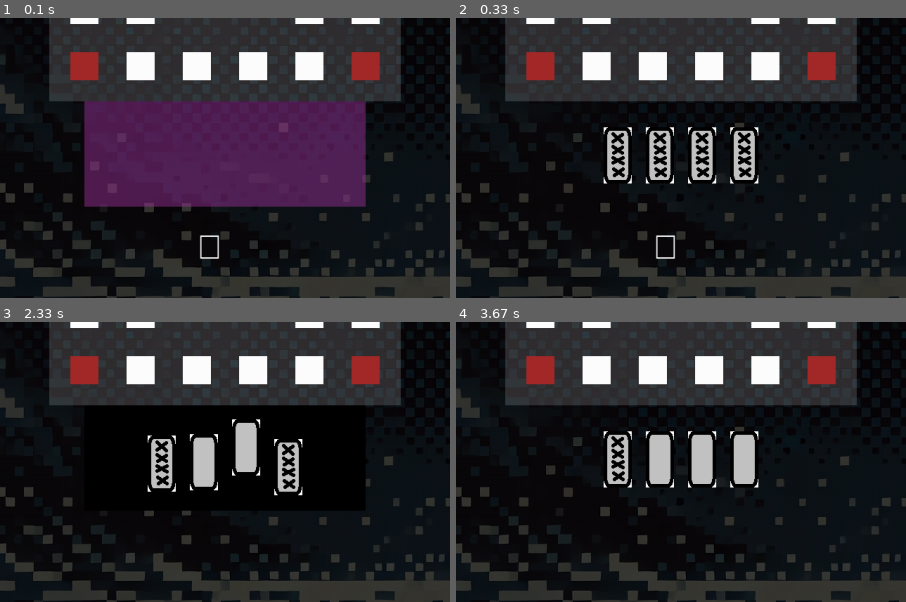
Above: before the commit, frames 1-4 (two rows, left to right).
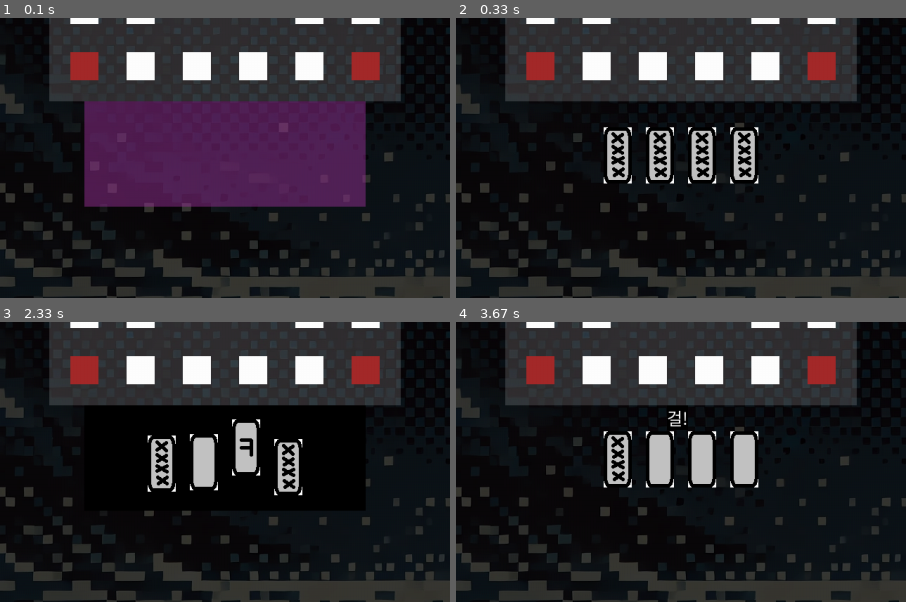
Above: after the commit, the same moments.

Repository: Owl-jun/iot-python-2025
Game: pygame game, started from TOYPROJECT/py96_Yutnori.py
Two runs of this game, one before a commit and one after it. Both use one fixed random seed, a clock stepped at 60 frames per second and the inputs below.
Inputs (mouse positions are % of the whole screen's width and height, from its top left):
- Up to frame 1 (0.1 s): no input
- Up to frame 2 (0.33 s): no input
- Up to frame 3 (2.33 s): press the mouse at (50, 56) at 0.37 s; move the mouse to (38, 54) at 0.47 s; release the mouse at (26, 51) at 0.6 s; press the mouse at (50, 56) at 0.7 s; move the mouse to (58, 36) at 0.8 s; release the mouse at (65, 15) at 0.93 s; press the mouse at (50, 56) at 1.07 s; move the mouse to (51, 36) at 1.17 s; release the mouse at (52, 16) at 1.3 s; press the mouse at (50, 56) at 1.43 s; move the mouse to (51, 58) at 1.53 s; move the mouse to (51, 61) at 1.63 s; release the mouse at (51, 61) at 1.67 s; press the mouse at (50, 56) at 1.8 s; move the mouse to (63, 61) at 1.9 s; release the mouse at (76, 66) at 2.03 s; press the mouse at (50, 56) at 2.17 s; move the mouse to (63, 49) at 2.27 s
- Up to frame 4 (3.67 s): release the mouse at (76, 41) at 2.4 s; press the mouse at (50, 56) at 2.53 s; move the mouse to (68, 49) at 2.63 s; release the mouse at (86, 42) at 2.77 s; press the mouse at (50, 56) at 2.9 s; move the mouse to (68, 63) at 3 s; release the mouse at (85, 69) at 3.13 s; press the mouse at (50, 56) at 3.27 s; move the mouse to (52, 51) at 3.37 s; release the mouse at (54, 46) at 3.5 s; press the mouse at (50, 56) at 3.63 s
The pictures show only the part of the screen within x 25-75%, y 50-100%; the shares and areas given below are measured in that part.

The runs differ from the first frame. In frame 1, 0.1% of the frame differs, in the area x 44-49%, y 77-87%; in frame 2, 0.1%; in frame 3, 0.1%, in the area x 53-57%, y 41-49%; in frame 4, 0.1%.

Commit message:
윷놀이 커밋

Diff:
--- a/TOYPROJECT/py96_Yutnori.py
+++ b/TOYPROJECT/py96_Yutnori.py
@@ -17,12 +17,15 @@
         self.image.set_alpha(60)
         self.create_steps()
 
+    get_positions =  lambda self : self.positions
+    get_special_steps = lambda self : self.special_steps
+
     def create_steps(self):
         self.backPanel = pygame.Rect((S_WIDTH/2) - ((80*5.5)/2)-30, 20,500,500)
         grid_size = 80  # 발판 간격 설정
         start_x, start_y = (S_WIDTH/2) - ((grid_size*5.5)/2), 50
 
-        positions = [
+        self.positions = [
             # 네모 발판 좌표
             (5,5), (5,4), (5,3), (5,2), (5,1), (5,0),
             (4,0), (3,0), (2,0), (1,0), (0,0), (0,1),
@@ -32,7 +35,7 @@
             (4,1), (3.2,1.8), (2.5,2.5), (1.8,3.2), (1,4), (1,1), (1.8,1.8), (3.2,3.2), (4,4)
         ]
 
-        for x, y in positions:
+        for x, y in self.positions:
             rect = pygame.Rect(start_x + (x * grid_size), start_y + (y * grid_size), 40, 40)
             self.steps.append(rect)
 
@@ -94,12 +97,18 @@
             screen.blit(pawn,(start,start + i * grid))
             i += 1
 
+    def move(self,trigger):
+        moveDistance = 0
+
+
+
 class Yut():
     def __init__(self):
         self.i, self.grid, self.start = 0, 60, 90
         self.create_Yut()
-        self.resultT = ''
-        self.resultFont = pygame.font.SysFont('Arial',48)
+        self.resultFont = pygame.font.SysFont('malgungothic',24)
+
+    get_resultT = lambda self : self.resultT
 
     def create_Yut(self):
         self.YutBackPlate = pygame.Surface((400,150),pygame.SRCALPHA)
@@ -109,14 +118,17 @@
         for i in range(4):
             self.YutFront = pygame.image.load('TOYPROJECT\yutFront.png')
             self.YutFronts.append(self.YutFront)
+        for j in range(3):
             self.YutBack = pygame.image.load('TOYPROJECT\yutBack.png')
             self.YutBacks.append(self.YutBack)
+        self.YutBackDo = pygame.image.load('TOYPROJECT\yutBackDo.png')
 
     def draw(self,screen):
         screen.blit(self.YutBackPlate,(S_WIDTH/2-200,520))
 
     def shaking(self):
         self.temp = self.YutFronts + self.YutBacks
+        self.temp.append(self.YutBackDo)
         random.shuffle(self.temp)
         self.result = self.temp[:4]
         y = 37
@@ -127,8 +139,11 @@
             self.i += 1
         self.i = 0
 
-    def showresult(self, sc, isShaking=True):
+    def showresult(self, isShaking=True):
+        self.resultT = ''
+        self.isBackDo = False
         self.temp = self.YutFronts + self.YutBacks
+        self.temp.append(self.YutBackDo)
         self.Fcount = 0
         self.Bcount = 0
 
@@ -139,7 +154,6 @@
             self.result = self.temp[:4]
 
         self.YutBackPlate.fill((0, 0, 0, 0))
-
         for idx, Yut in enumerate(self.result):
             x_pos = self.start + idx * self.grid
             y_pos = 37
@@ -147,25 +161,29 @@
                 self.Fcount += 1
             elif Yut in self.YutBacks:
                 self.Bcount += 1
+            elif Yut == self.YutBackDo:
+                self.Bcount += 1
+                self.isBackDo = True
             self.YutBackPlate.blit(Yut, (x_pos, y_pos))
 
-        # 윷 결과를 결정하는 로직
-        if self.Bcount == 1:
-            self.resultT = '도'
-        elif self.Bcount == 2:
-            self.resultT = '개'
-        elif self.Bcount == 3:
-            self.resultT = '걸'
-        elif self.Bcount == 4:
-            self.resultT = '모'
-        elif self.Fcount == 4:
-            self.resultT = '윷'
-
-        # 🔹 텍스트 업데이트 (새로 렌더링)
-        self.resultText = self.resultFont.render(self.resultT, True, 'white')
-
-        # 🔹 화면에 텍스트 출력
-        sc.blit(self.resultText, (600, 700))  # 화면 중앙 하단에 출력
+        if isShaking:
+            if self.Bcount == 1:
+                self.resultT = '도!'
+            elif self.Bcount == 2:
+                self.resultT = '개!'
+            elif self.Bcount == 3:
+                self.resultT = '걸!'
+            elif self.Bcount == 4:
+                self.resultT = '모!'
+            elif self.Fcount == 4:
+                self.resultT = '윷!'
+            if self.Bcount == 1 and self.isBackDo:
+                self.resultT = '백도!'
+        else:
+            self.resultT = ''
+
+        self.resultText = self.resultFont.render(f'{self.resultT}', True, 'white','black')
+        self.YutBackPlate.blit(self.resultText, (180, 0))
 
 
 
@@ -194,7 +212,7 @@
                 spon = False
             elif event.type == pygame.MOUSEBUTTONUP:
                 is_shaking = False
-                YUT.showresult(screen)
+                YUT.showresult()
 
         # RENDER YOUR GAME HERE
         screen.fill((0,0,0))
@@ -205,10 +223,13 @@
         YUT.draw(screen)
 
         if spon:
-            YUT.showresult(screen,is_shaking)
+            YUT.showresult(False)
 
         if pygame.mouse.get_pressed()[0]:
             YUT.shaking()
+
+        if YUT.get_resultT != '':
+            PAWN.move(YUT.get_resultT)
 
         FPS.tick(15)
         pygame.display.flip()
Binary file changed: TOYPROJECT/yutBack.png
Binary file added: TOYPROJECT/yutBackDo.png
